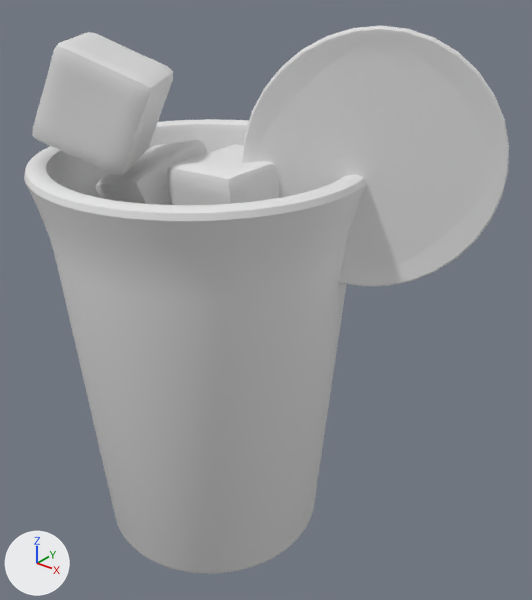
What one commit did to the OBJ model public/assets/drink-baked/blog0078.obj.
Both versions are drawn from a 50 mm camera at (4.24, -4.44, 5.32) aimed at (0.56, 0.16, 2.47). The lights are fixed; the arrows at lower left show +X, +Y and +Z. The picture after the commit comes second. Where no turn or scale is listed for an object, it has been applied to the vertices.

The scene before the commit, as lines of its bpy script (objects in view):
```python
me_circle_001 = bpy.data.meshes.new('Circle.001')
me_circle_001.from_pydata(...)  # 834 vertices, 832 faces; spans x 0.5..2.3, y -0.15..0.97, z 2.77..4.78
me_cube = bpy.data.meshes.new('Cube')
me_cube.from_pydata(...)  # 386 vertices, 384 faces; spans x -0.643..0.631, y -0.637..0.614, z 1.793..2.877
me_cube_001 = bpy.data.meshes.new('Cube.001')
me_cube_001.from_pydata(...)  # 386 vertices, 384 faces; spans x -0.982..0.035, y -0.521..0.526, z 2.668..3.767
me_cube_002 = bpy.data.meshes.new('Cube.002')
me_cube_002.from_pydata(...)  # 386 vertices, 384 faces; spans x -0.044..0.883, y -0.5..0.411, z 2.92..3.81
me_cube_003 = bpy.data.meshes.new('Cube.003')
me_cube_003.from_pydata(...)  # 386 vertices, 384 faces; spans x -1.201..0.02, y -1.069..0.078, z 3.64..4.651
me_cylinder = bpy.data.meshes.new('Cylinder')
me_cylinder.from_pydata(...)  # 960 vertices, 898 faces; spans x -1.44..1.44, y -1.44..1.44, z 0.0..3.71
me_plane = bpy.data.meshes.new('Plane')
me_plane.from_pydata(...)  # 256 vertices, 76 faces; spans x -1.31..1.31, y -1.3..1.3, z 3.0..3.12
ob_circle_001 = bpy.data.objects.new('Circle.001', me_circle_001)
ob_circle_001.location = (0.0, 0.0, 0.0)
ob_cube = bpy.data.objects.new('Cube', me_cube)
ob_cube.location = (0.0, 0.0, 0.0)
ob_cube_001 = bpy.data.objects.new('Cube.001', me_cube_001)
ob_cube_001.location = (0.0, 0.0, 0.0)
ob_cube_002 = bpy.data.objects.new('Cube.002', me_cube_002)
ob_cube_002.location = (0.0, 0.0, 0.0)
ob_cube_003 = bpy.data.objects.new('Cube.003', me_cube_003)
ob_cube_003.location = (0.0, 0.0, 0.0)
ob_cylinder = bpy.data.objects.new('Cylinder', me_cylinder)
ob_cylinder.location = (0.0, 0.0, 0.0)
ob_plane = bpy.data.objects.new('Plane', me_plane)
ob_plane.location = (0.0, 0.0, 0.0)
```
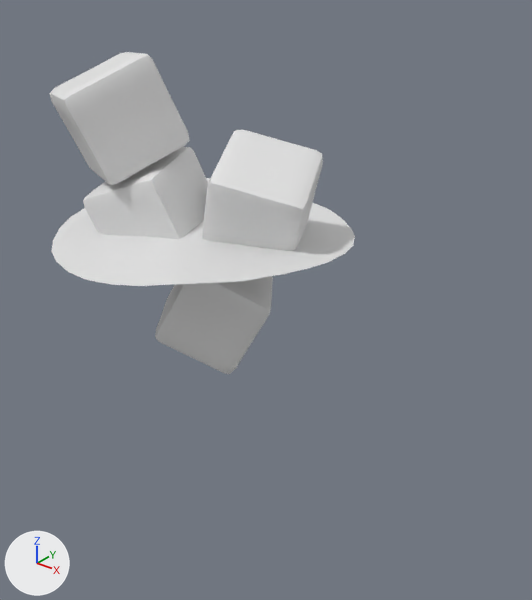
The change, as JSON lines over the scene's bpy script:
```json
{"block": "me_cube", "where": "# used by ob_cube; location = (0.0, 0.0, 0.0)"}
{"op": "remove", "block": "me_cube", "code": "me_cube.from_pydata(...)  # 386 vertices, 384 faces; spans x -0.643..0.631, y -0.637..0.614, z 1.793..2.877"}
{"op": "add", "block": "me_cube", "code": "me_cube.from_pydata(...)  # 386 vertices, 384 faces; spans x -0.564..0.686, y -0.556..0.639, z 1.781..2.818"}
{"block": "me_cube", "change": "me_cube part 1: the whole mesh is multiplied about its middle by the matrix ((-0.939, -0.321, 0.123), (-0.003, 0.365, 0.931), (-0.344, 0.874, -0.343)), then moved by (0.067, 0.053, -0.036)"}
{"block": "me_cube_001", "where": "# used by ob_cube_001; location = (0.0, 0.0, 0.0)"}
{"op": "remove", "block": "me_cube_001", "code": "me_cube_001.from_pydata(...)  # 386 vertices, 384 faces; spans x -0.982..0.035, y -0.521..0.526, z 2.668..3.767"}
{"op": "add", "block": "me_cube_001", "code": "me_cube_001.from_pydata(...)  # 386 vertices, 384 faces; spans x -0.997..0.124, y -0.692..0.373, z 2.634..3.695"}
{"block": "me_cube_001", "change": "me_cube_001 part 2: the whole mesh is multiplied about its middle by the matrix ((0.916, -0.377, -0.138), (0.395, 0.909, 0.136), (0.074, -0.179, 0.981)), then moved by (0.037, -0.162, -0.053)"}
{"block": "me_cube_002", "where": "# used by ob_cube_002; location = (0.0, 0.0, 0.0)"}
{"op": "remove", "block": "me_cube_002", "code": "me_cube_002.from_pydata(...)  # 386 vertices, 384 faces; spans x -0.044..0.883, y -0.5..0.411, z 2.92..3.81"}
{"op": "add", "block": "me_cube_002", "code": "me_cube_002.from_pydata(...)  # 386 vertices, 384 faces; spans x -0.093..1.083, y -0.392..0.753, z 2.799..3.905"}
{"block": "me_cube_002", "change": "me_cube_002 part 3: the whole mesh is multiplied about its middle by the matrix ((0.22, -0.912, 0.345), (-0.19, -0.387, -0.902), (0.957, 0.133, -0.258)), then moved by (0.076, 0.225, -0.013)"}
{"block": "me_cube_003", "where": "# used by ob_cube_003; location = (0.0, 0.0, 0.0)"}
{"op": "remove", "block": "me_cube_003", "code": "me_cube_003.from_pydata(...)  # 386 vertices, 384 faces; spans x -1.201..0.02, y -1.069..0.078, z 3.64..4.651"}
{"op": "add", "block": "me_cube_003", "code": "me_cube_003.from_pydata(...)  # 386 vertices, 384 faces; spans x -1.209..-0.066, y -0.911..0.274, z 3.47..4.525"}
{"block": "me_cube_003", "change": "me_cube_003 part 4: the whole mesh is multiplied about its middle by the matrix ((0.686, -0.601, -0.411), (0.297, 0.746, -0.596), (0.665, 0.287, 0.69)), then moved by (-0.047, 0.177, -0.148)"}
{"block": "me_plane", "where": "# used by ob_plane; location = (0.0, 0.0, 0.0)"}
{"op": "remove", "block": "me_plane", "code": "me_plane.from_pydata(...)  # 256 vertices, 76 faces; spans x -1.31..1.31, y -1.3..1.3, z 3.0..3.12"}
{"op": "add", "block": "me_plane", "code": "me_plane.from_pydata(...)  # 230 vertices, 173 faces; spans x -1.31..1.31, y -1.31..1.31, z 3.0..3.12"}
{"block": "me_plane", "change": "me_plane part 5: 6 vertices moved from x -1.29..1.29, y -1.3..1.3, z 3.03..3.07 to x -1.29..1.29, y -1.3..1.3, z 3.03..3.06; 190 vertices removed from x -1.3..1.3, y -1.3..1.3, z 3.0..3.12; 164 vertices added at x -1.29..1.29, y -1.31..1.31, z 3.0..3.12"}
{"op": "remove", "block": "ob_circle_001", "code": ["ob_circle_001 = bpy.data.objects.new('Circle.001', me_circle_001)", "ob_circle_001.location = (0.0, 0.0, 0.0)"]}
{"op": "remove", "block": "ob_cylinder", "code": ["ob_cylinder = bpy.data.objects.new('Cylinder', me_cylinder)", "ob_cylinder.location = (0.0, 0.0, 0.0)"]}
```

What differs and where, as boxes [x1, y1, x2, y2] in the pictures (532 x 600 px; the box of a moved part takes in the faces that stretch with it):
```json
{"object": "Cylinder", "change": "deleted", "before": [24, 119, 366, 574]}
{"object": "Circle.001", "change": "deleted", "before": [242, 26, 509, 287]}
{"object": "Cube.003", "change": "reshaped", "before": [32, 32, 173, 175], "after": [50, 52, 190, 185], "on screen": "7% shorter"}
{"object": "Cube.002", "change": "reshaped", "before": [167, 144, 279, 205], "after": [202, 129, 323, 275]}
{"object": "Cube.001", "change": "reshaped", "before": [96, 139, 208, 205], "after": [83, 147, 208, 239]}
{"part": 1, "of": "me_cube", "change": "moved or reshaped", "after": [155, 276, 273, 374], "on screen": "not visible before"}
{"part": 5, "of": "me_plane", "change": "moved or reshaped", "after": [51, 178, 355, 286], "on screen": "not visible before"}
```
